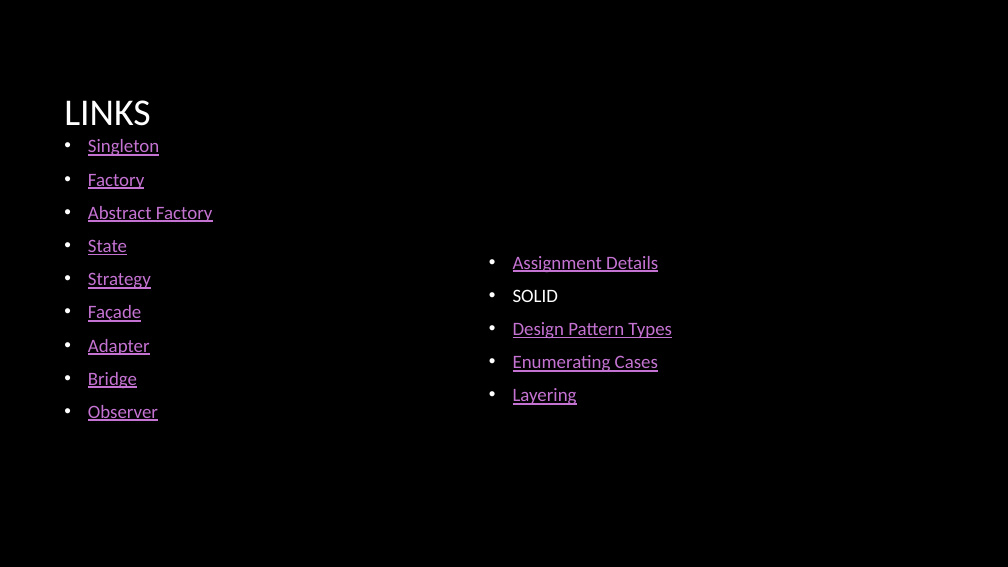
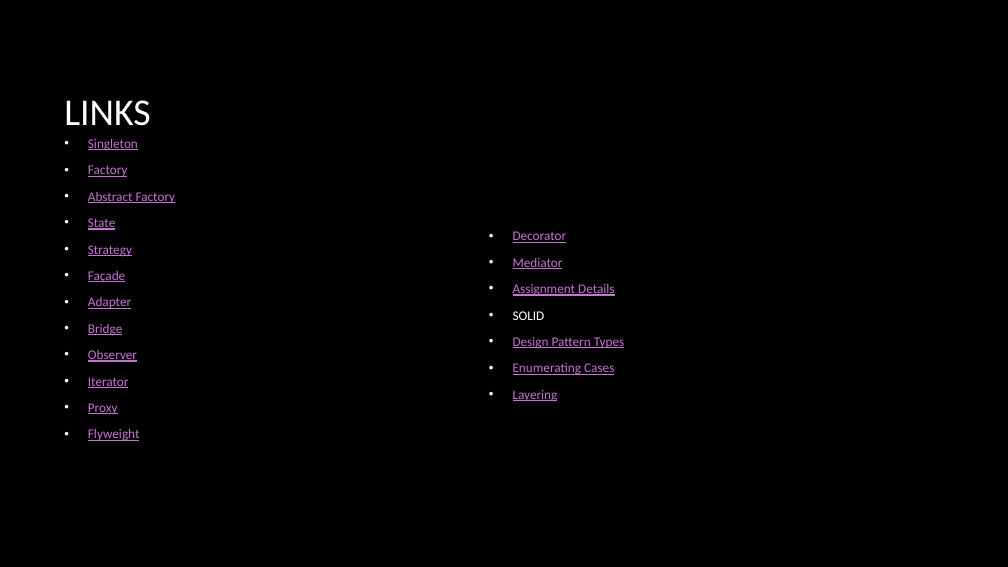
Before and after one commit to dundane/CSC360Demos, a slide deck: slide 1 of CSC360Demo/Design Patterns Slide Show.pptx. Drawn at 1008x567 pixels with LibreOffice and Linux fonts; fonts in the diff are those of the drawing; background and template pictures are left out. Boxes give left, top, right and bottom in pixels: in the first picture for what was removed or moved away, otherwise in the second. Text is boxed around its words. In the diff, an @@ line names an element or a change of style, - is before the commit and + after.

Commit message:
Added Command Pattern

```diff
--- a/CSC360Demo/Design Patterns Slide Show.pptx
+++ b/CSC360Demo/Design Patterns Slide Show.pptx
@@ text at [88, 165, 176, 362]: size 18 to 12.6 pt in "Singleton", "Factory", "Abstract Factory", "State" and 5 more places @@
@@ text at [513, 231, 567, 269]: paragraphs added @@
+• Decorator
+• Mediator
@@ text at [513, 284, 625, 402]: size 18 to 12.6 pt in "Assignment Details", "SOLID", "Design Pattern Types", "Enumerating Cases" and 1 more places @@
@@ text at [88, 377, 140, 441]: paragraphs added @@
+• Iterator
+• Proxy
+• Flyweight
```
Also in this commit, not shown: 9 other slides changed, 45 slides added, 19 other files.
